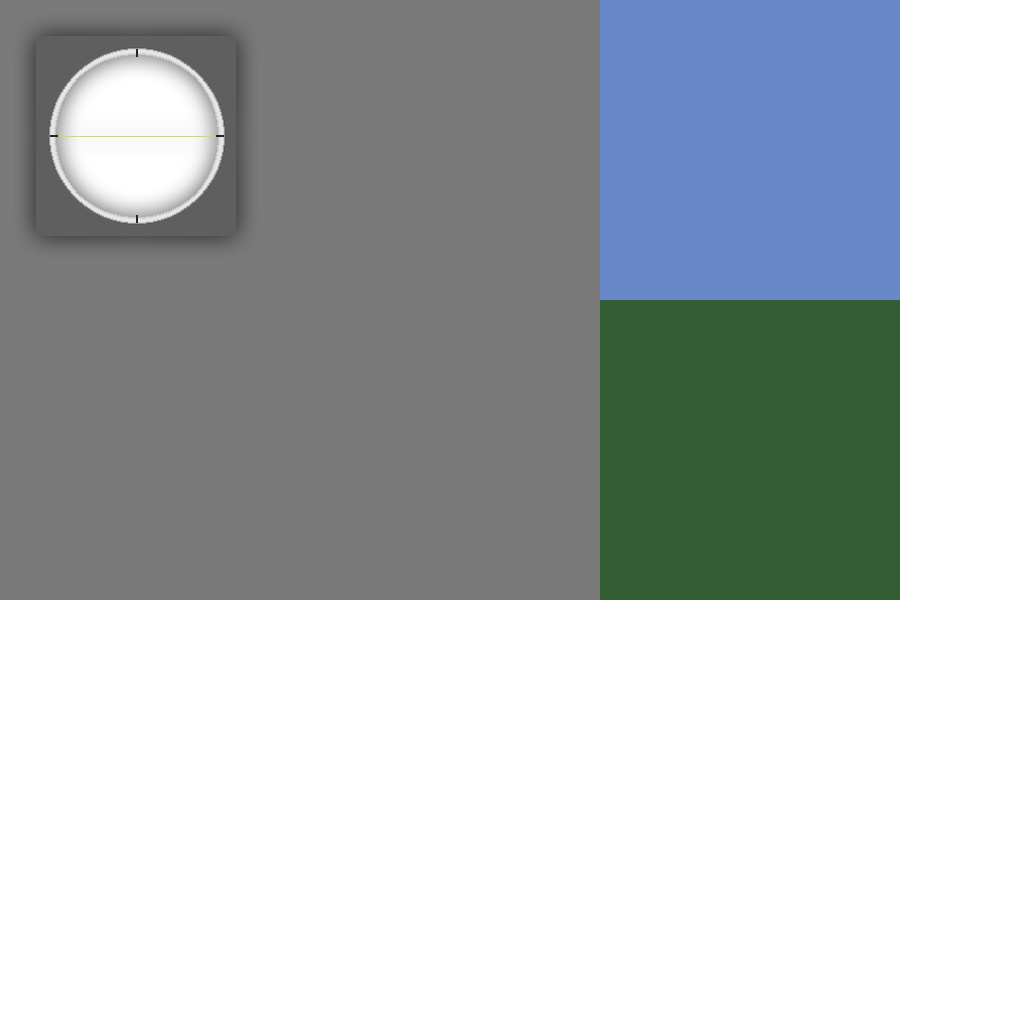
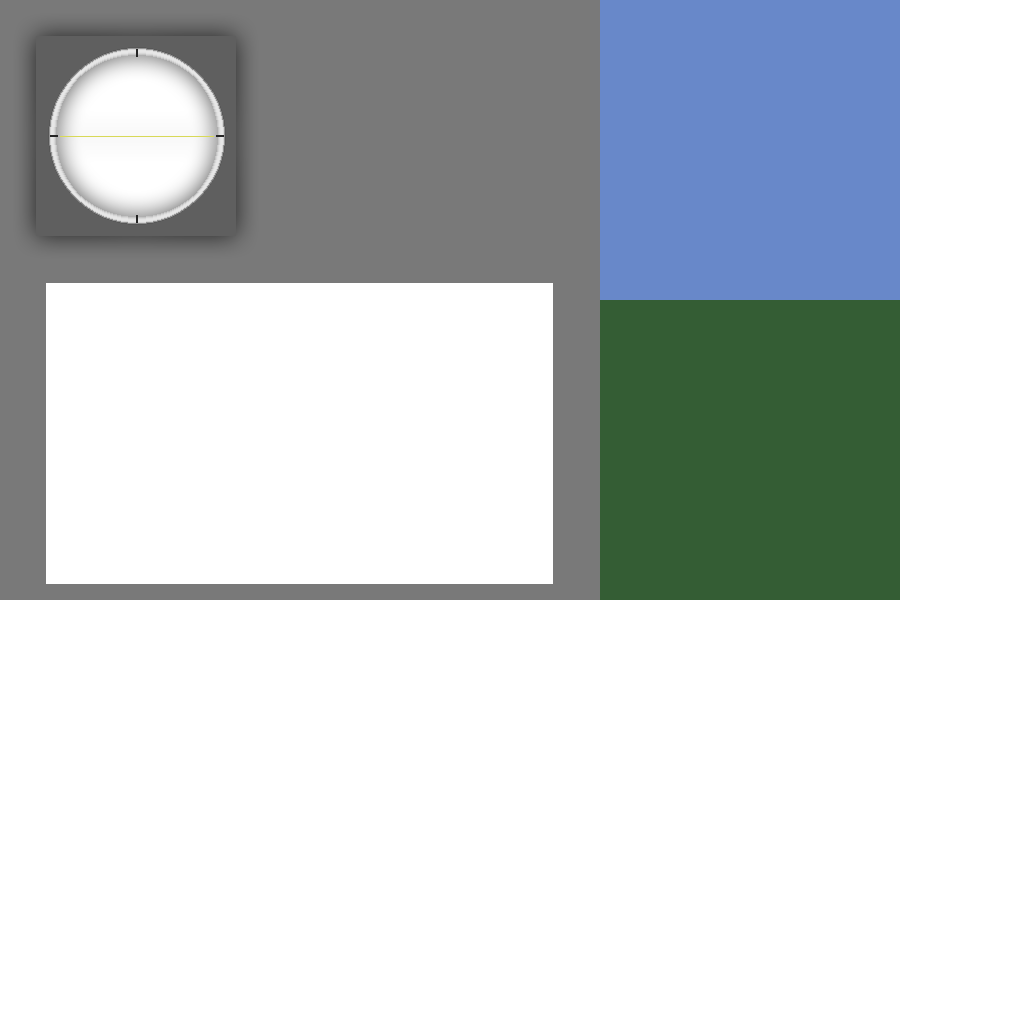
Layers edited between the first and the second w=1024, h=1024 image:
painted on "Layer 3" over [46, 283, 553, 584]
removed layer "Background" over [46, 283, 553, 584]
